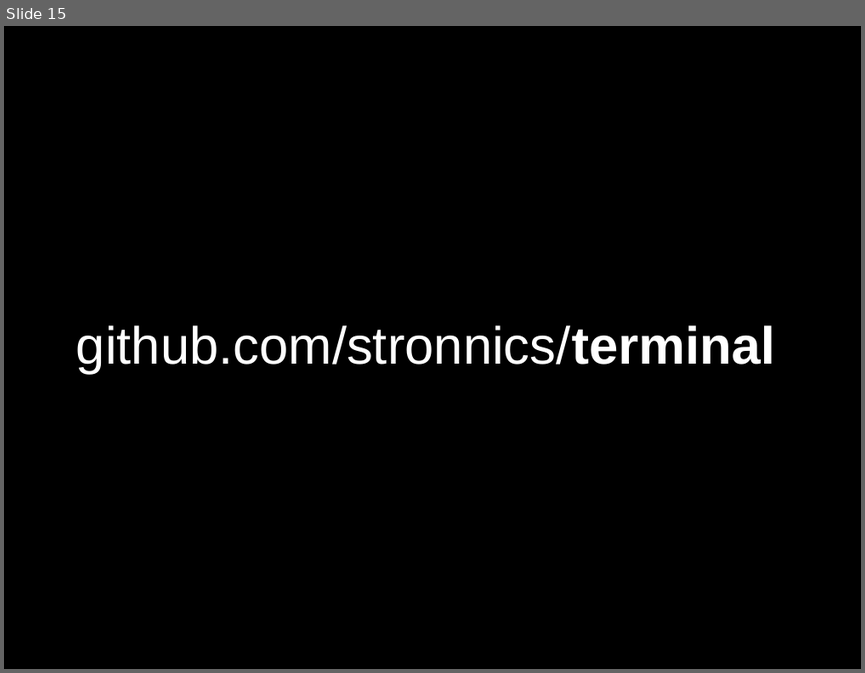
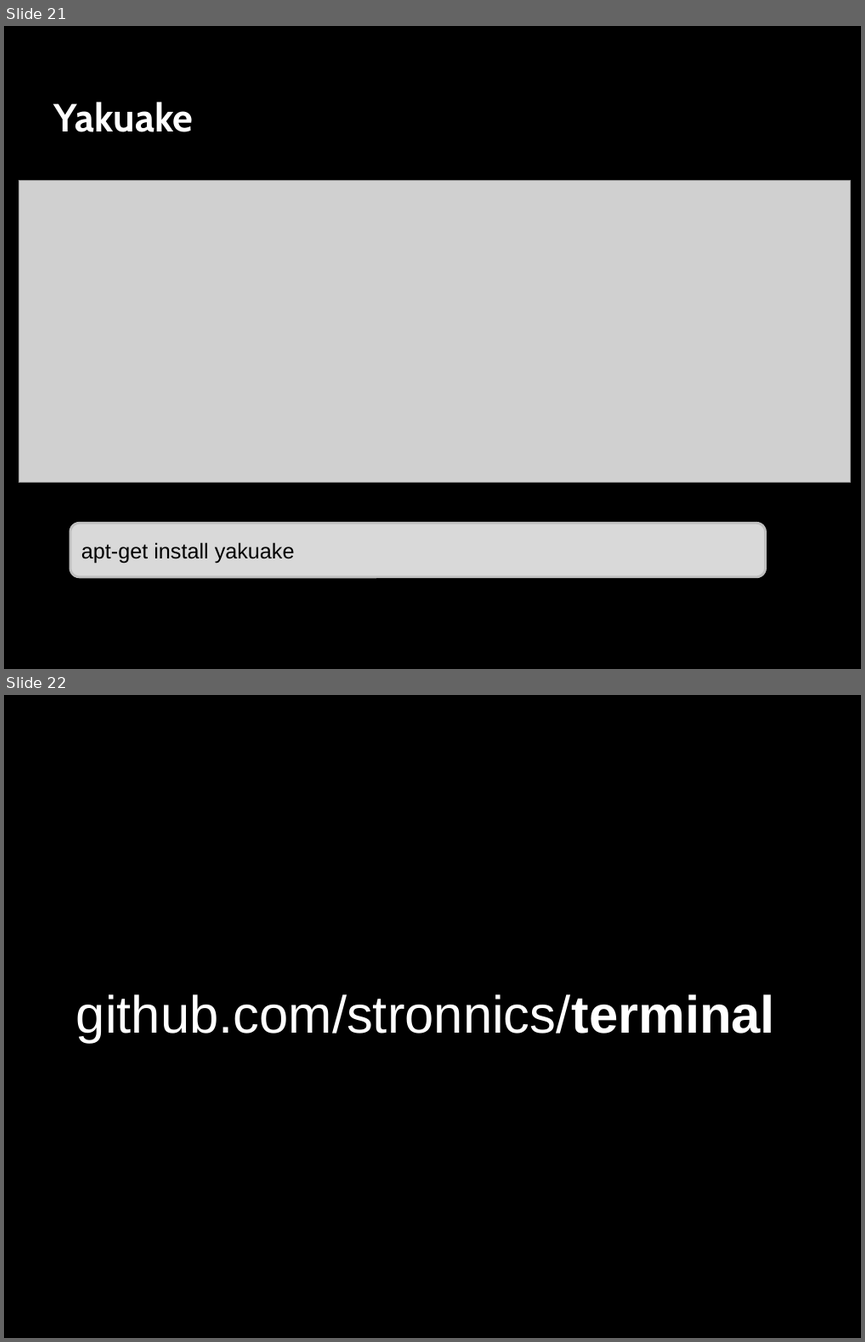
Before and after one commit to paiva/terminal, a slide deck: presentation/terminal.pptx. Shown one above the other, each under a label of ours: slide 15 before the commit, slides 21 and 22 after it. The pictures are 865x673 and 865x1342 pixels, drawn with LibreOffice and Linux fonts; fonts in the diff are those of the drawing; grey boxes stand for pictures. Boxes give left, top, right and bottom in pixels: in the first picture for what was removed or moved away, otherwise in the second. Text is boxed around its words. In the diff, an @@ line names an element or a change of style, - is before the commit and + after.

```diff
--- a/presentation/terminal.pptx
+++ b/presentation/terminal.pptx
@@ slide 21 added at bbox=[4, 26, 861, 669], background #000000 @@
@@ text added at bbox=[54, 102, 194, 132], 33 pt, text #FFFFFF, bold @@
+Yakuake
@@ picture added at bbox=[18, 180, 850, 482] @@
@@ rounded rectangle added at bbox=[70, 523, 765, 577], fill #D9D9D9, outline #BFBFBF 2 pt, 18 pt, text #000000 @@
+apt-get install yakuake
@@ what was slide 15 is now slide 22 @@
```
Also in this commit, not shown: 5 slides changed, 9 other slides added, 3 slides removed.
